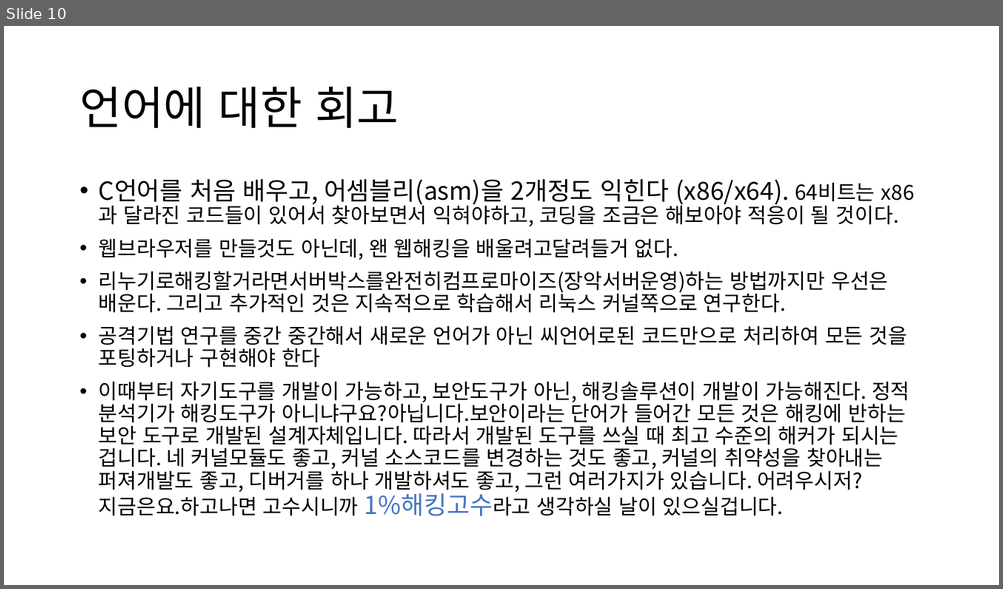
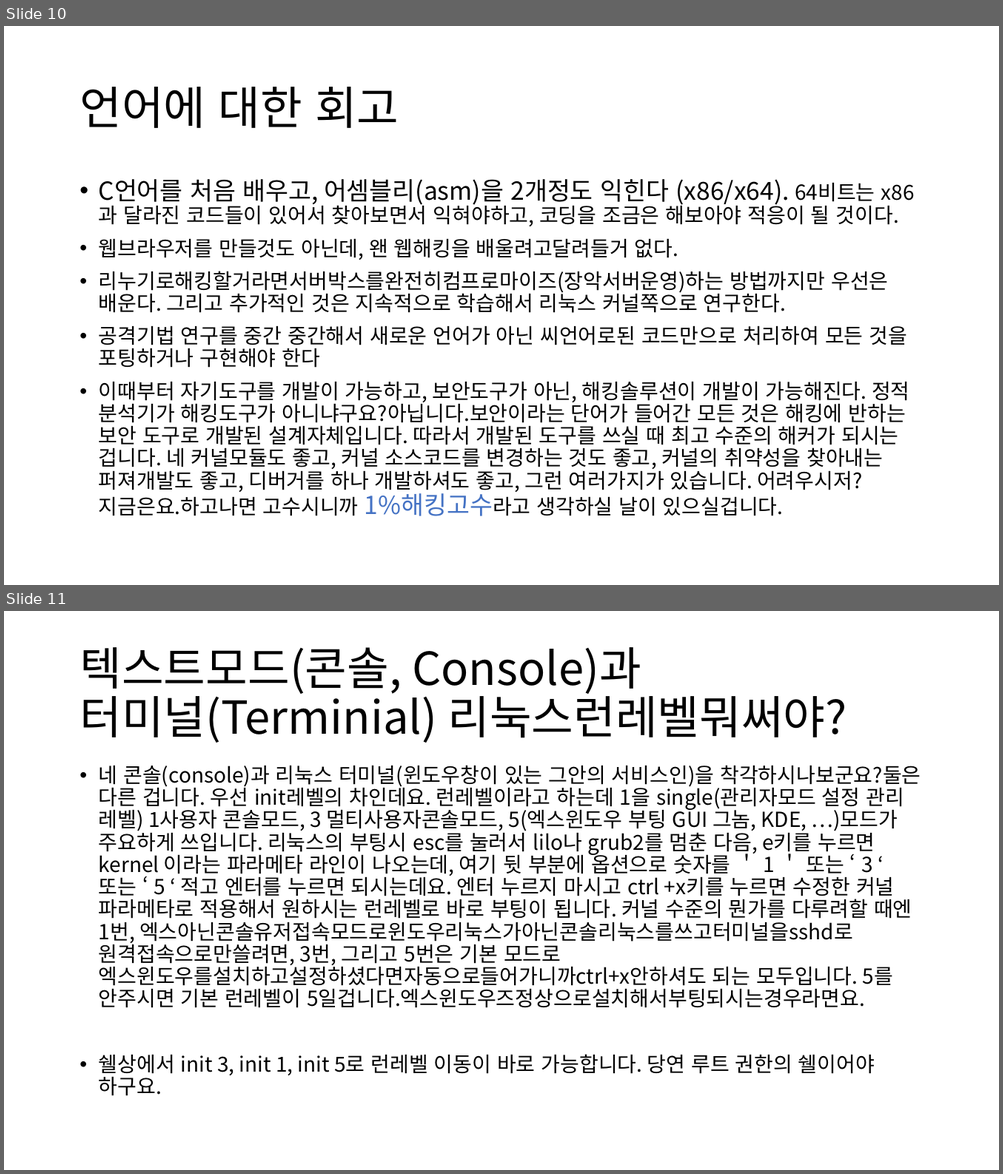
Before and after one commit to tkopppop/CveSs, a slide deck: 바이너리디핑론과부가적해킹기법들소개.pptx. Shown one above the other, each under a label of ours: slide 10 before the commit, slides 10 and 11 after it. The pictures are 1003x589 and 1003x1174 pixels, drawn with LibreOffice and Linux fonts; fonts in the diff are those of the drawing. Boxes give left, top, right and bottom in pixels: in the first picture for what was removed or moved away, otherwise in the second. Text is boxed around its words. In the diff, an @@ line names an element or a change of style, - is before the commit and + after.

```diff
--- a/바이너리디핑론과부가적해킹기법들소개.pptx
+++ b/바이너리디핑론과부가적해킹기법들소개.pptx
@@ slide 11 added at box(4, 611, 999, 1170), background #FFFFFF @@
@@ title added at box(79, 647, 847, 743), 44 pt, text #000000 @@
+텍스트모드(콘솔, Console)과
+터미널(Terminial) 리눅스런레벨뭐써야?
@@ text added at box(99, 765, 920, 1096), 20 pt, text #000000 @@
+• 네 콘솔(console)과 리눅스 터미널(윈도우창이 있는 그안의 서비스인)을 착각하시나보군요?둘은 다른 겁니다. 우선 init레벨의 차인데요. 런레벨이라고 하는데 1을 single(관리자모드 설정 관리 레벨) 1사용자 콘솔모드, 3 멀티사용자콘솔모드, 5(엑스윈도우 부팅 GUI 그놈, KDE, …)모드가 주요하게 쓰입니다. 리눅스의 부팅시 esc를 눌러서 lilo나 grub2를 멈춘 다음, e키를 누르면 kernel 이라는 파라메타 라인이 나오는데, 여기 뒷 부분에 옵션으로 숫자를 ＇ 1 ＇ 또는 ‘ 3 ‘ 또는 ‘ 5 ‘ 적고 엔터를 누르면 되시는데요. 엔터 누르지 마시고 ctrl +x키를 누르면 수정한 커널 파라메타로 적용해서 원하시는 런레벨로 바로 부팅이 됩니다. 커널 수준의 뭔가를 다루려할 때엔 1번, 엑스아닌콘솔유저접속모드로윈도우리눅스가아닌콘솔리눅스를쓰고터미널을sshd로 원격접속으로만쓸려면, 3번, 그리고 5번은 기본 모드로 엑스윈도우를설치하고설정하셨다면자동으로들어가니까ctrl+x안하셔도 되는 모두입니다. 5를 안주시면 기본 런레벨이 5일겁니다.엑스윈도우즈정상으로설치해서부팅되시는경우라면요.
+• 쉘상에서 init 3, init 1, init 5로 런레벨 이동이 바로 가능합니다. 당연 루트 권한의 쉘이어야 하구요.
```
